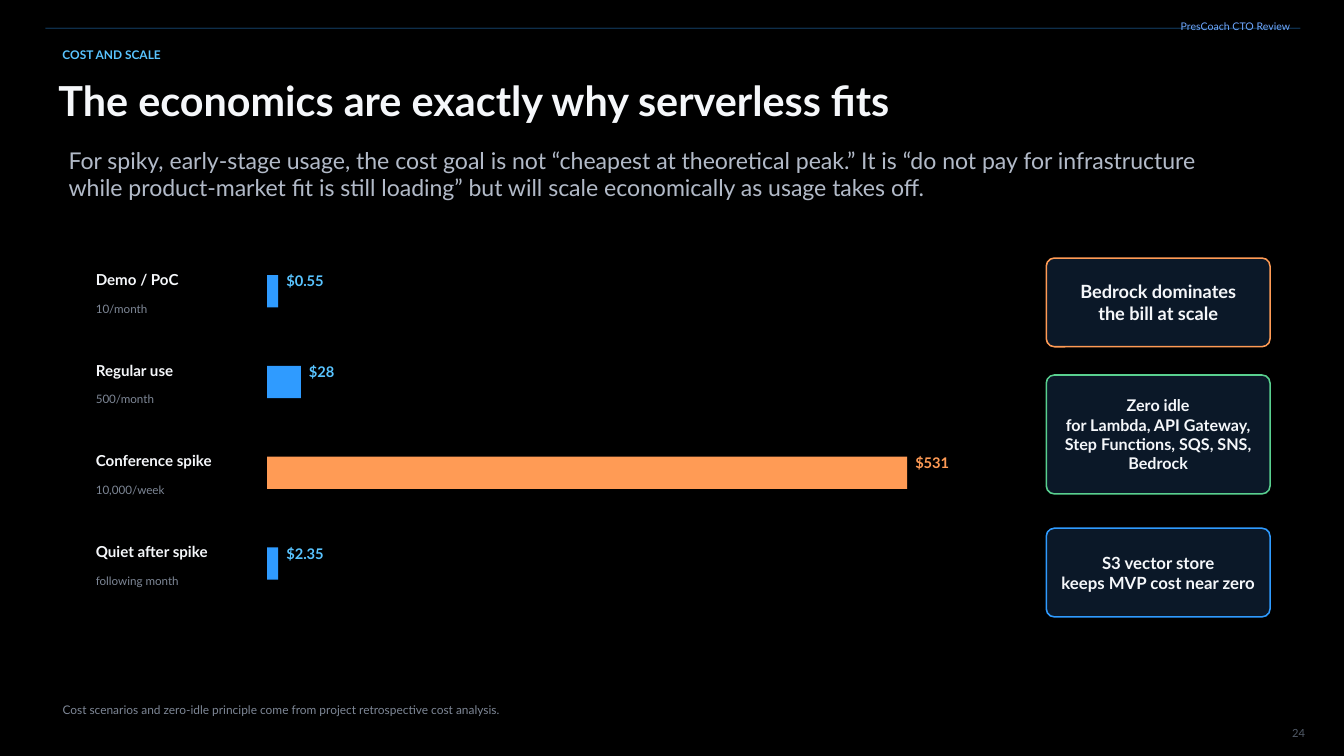
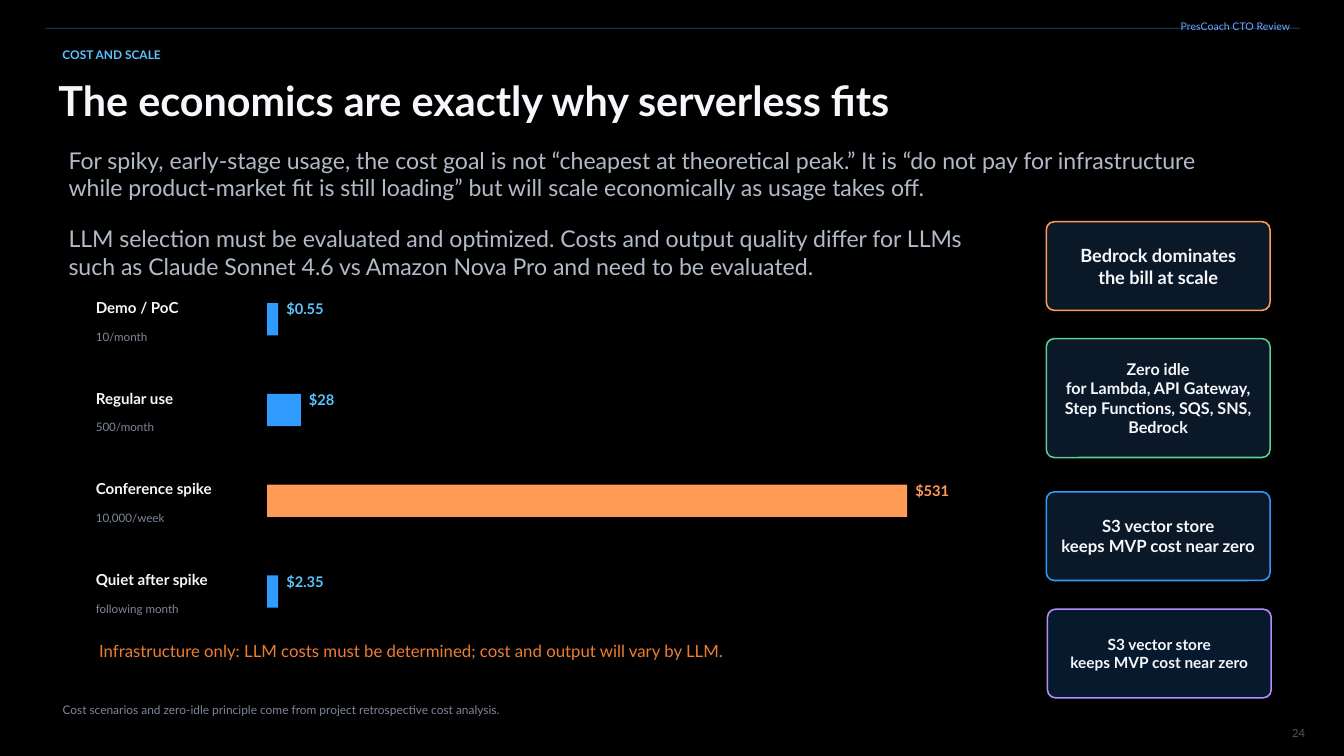
Before and after one commit to michaelgeiser/Geisersoft-com_repo, a slide deck: slide 24 of PresCoach/PresCoach_slides.pptx. Drawn at 1344x756 pixels with LibreOffice and Linux fonts; fonts in the diff are those of the drawing. Boxes give left, top, right and bottom in pixels: in the first picture for what was removed or moved away, otherwise in the second. Text is boxed around its words. In the diff, an @@ line names an element or a change of style, - is before the commit and + after.

Commit message:
update slides PDF

```diff
--- a/PresCoach/PresCoach_slides.pptx
+++ b/PresCoach/PresCoach_slides.pptx
@@ text added at (x1=69, y1=230, x2=962, y2=275), 16.5 pt, text #B2BAC8 @@
+LLM selection must be evaluated and optimized. Costs and output quality differ for LLMs such as Claude Sonnet 4.6 vs Amazon Nova Pro and need to be evaluated.
@@ 3 rounded rectangles moved together from (x1=1047, y1=258, x2=1270, y2=617) to (x1=1047, y1=222, x2=1270, y2=581) @@
@@ 12 texts, 4 rectangles moved together from (x1=96, y1=274, x2=949, y2=587) to (x1=96, y1=302, x2=949, y2=615) @@
@@ rounded rectangle added at (x1=1048, y1=609, x2=1271, y2=698), fill #071A2D, outline #B68CFF 1.1 pt, 11 pt, text #F5F7FA, bold @@
+S3 vector store
+keeps MVP cost near zero
@@ text added at (x1=99, y1=644, x2=723, y2=660), 12 pt, text #ED7D31 @@
+Infrastructure only: LLM costs must be determined; cost and output will vary by LLM.
```
Also in this commit, not shown: 1 other slide changed.
